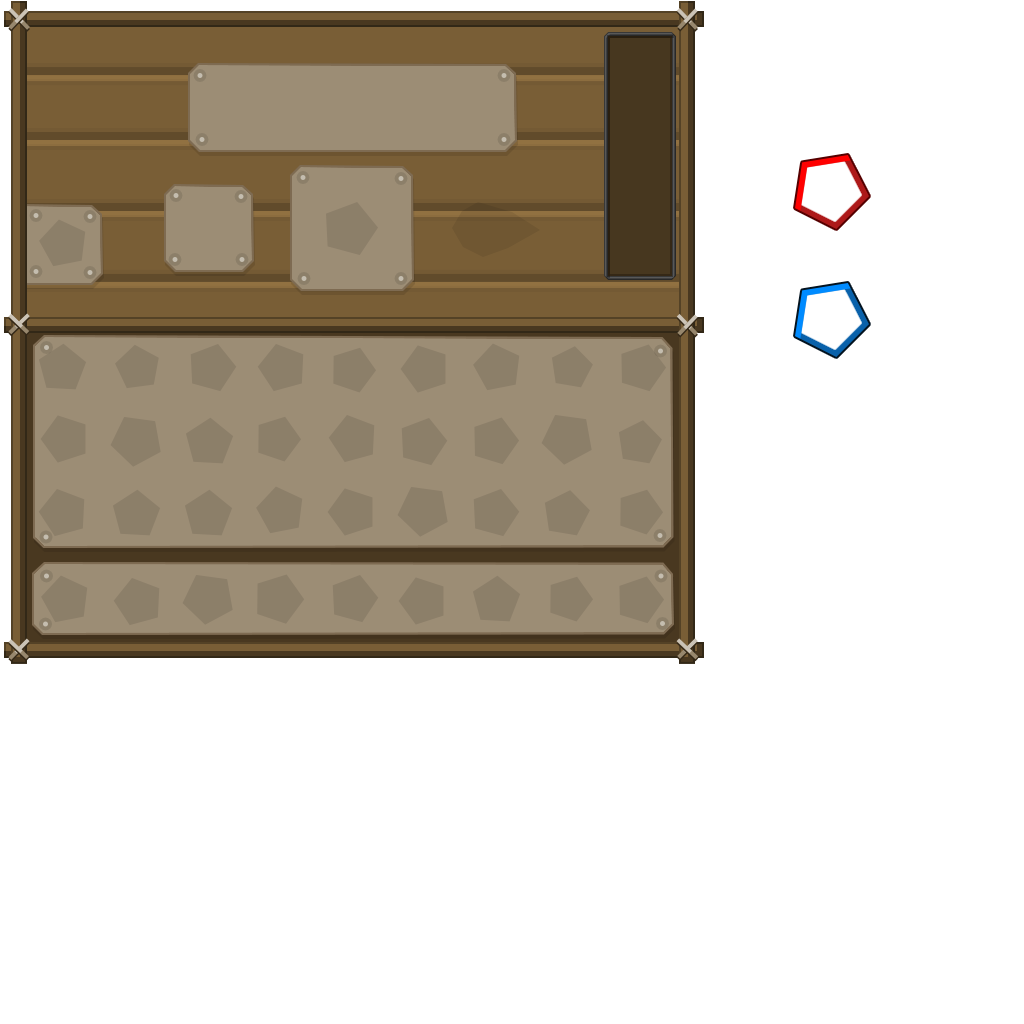
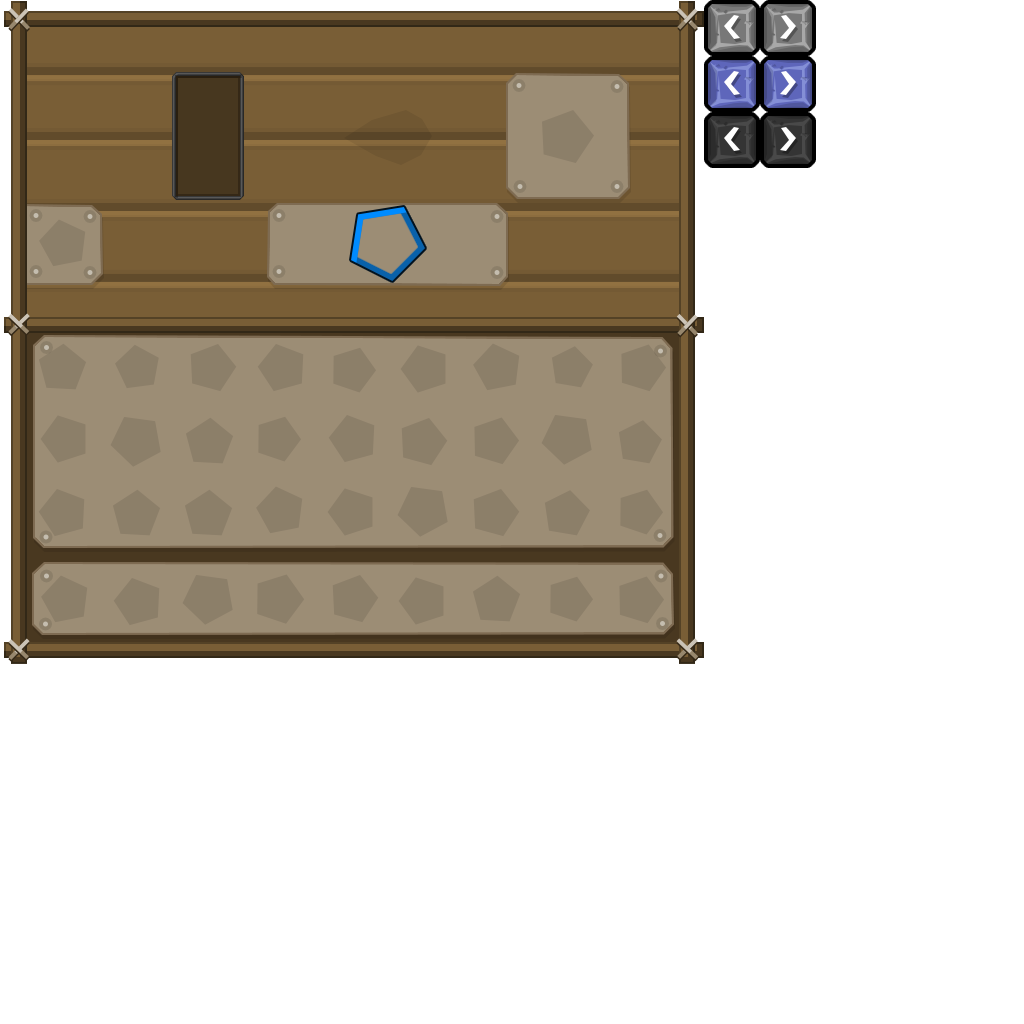
The second 1024px x 1024px image is a revision of the first. Changes to its layers:
removed group "fluid large" (2 layers) over 604, 32, 676, 280
added group "left" with 16 layers above "right" over 707, 3, 757, 165
added group "button small normal" (1st of 2, in "left") with 4 layers in group "left" over 707, 3, 757, 53
added layer "Shape 7" (1st of 6, in "left" › "button small normal") (15%) in group "button small normal" over 707, 3, 757, 53
added layer "Shape 6" (1st of 6, in "left" › "button small normal") (multiply, 15%) in group "button small normal" over 707, 3, 757, 53
added layer "Shape 1" (1st of 7, in "left" › "button small normal") (overlay, 40%) in group "button small normal" over 707, 3, 757, 53
added group "right" with 16 layers above "fluid short" over 763, 3, 813, 165
added group "fluid short" with 2 layers above "Forme 2 copy" over 172, 72, 244, 200
added layer "Shape 1" (7th of 7, in "fluid short") in group "fluid short" over 172, 72, 244, 200
renamed "Shape 1" to "Rectangle 1", moved it into group "fluid short", painted on it, unmasked it over 176, 32, 676, 280
removed layer "Rectangle 1" (in "fluid large") from group "fluid large" over 608, 36, 672, 276
painted on "Forme 2 copy", unmasked it over 351, 207, 869, 357
removed layer "Forme 2" (was overlay) over 795, 155, 869, 229
painted on "Forme 13", unmasked it over 164, 32, 676, 295
painted on "Forme 17", unmasked it over 164, 32, 676, 295
painted on "Forme 22", unmasked it over 164, 32, 676, 295
unmasked "Forme 1" over 164, 32, 676, 295
painted on "Forme 24", unmasked it over 344, 110, 540, 257
painted on "elipsis", unmasked it over 164, 73, 665, 295
painted on "Forme 20", unmasked it over 164, 110, 667, 295
painted on "Forme 19", unmasked it over 164, 63, 674, 295
painted on "Forme 10 copie 8", unmasked it over 164, 67, 676, 295
painted on "Forme 340", unmasked it over 164, 32, 676, 295
…and 28 more changes (28 added)
